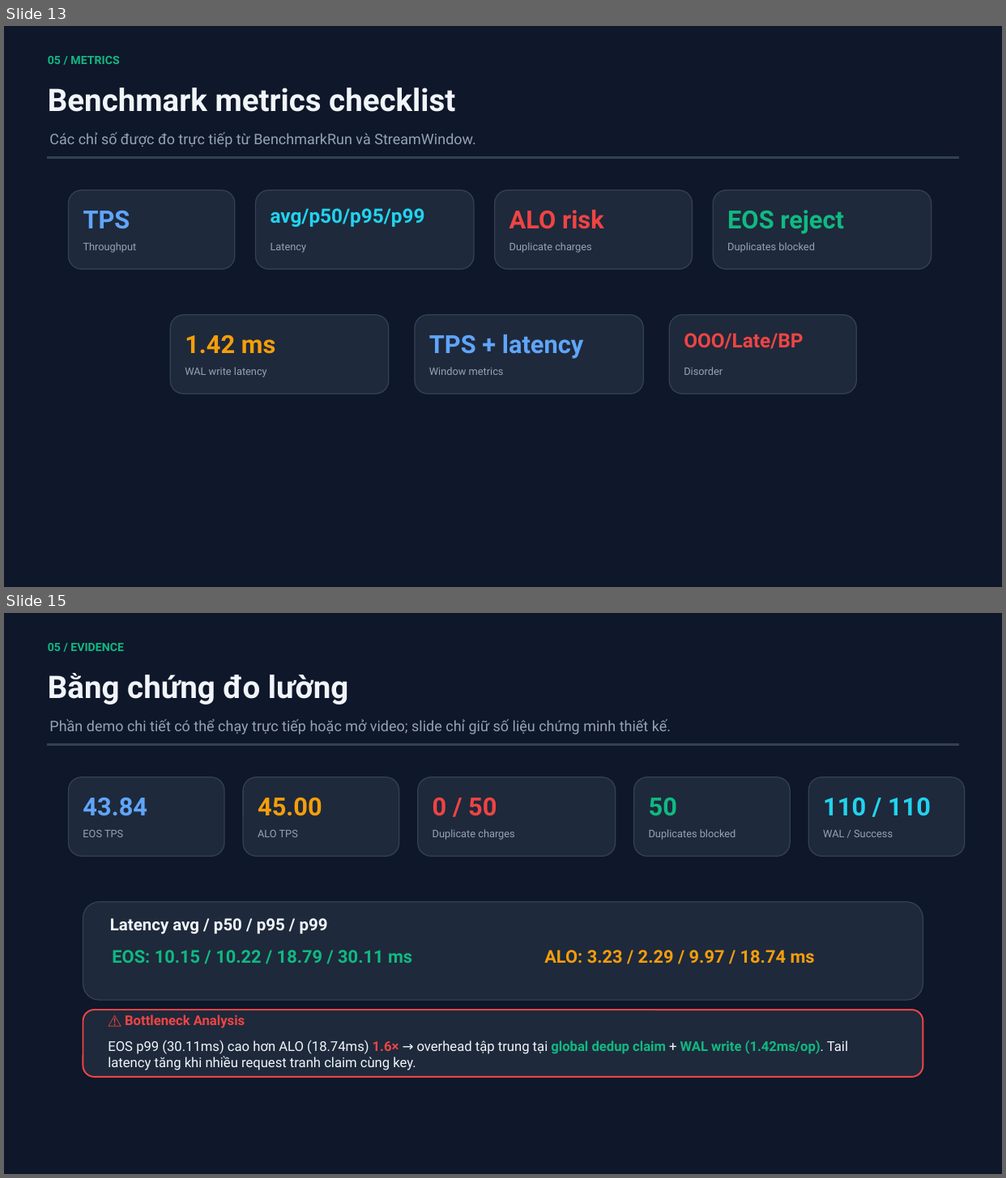
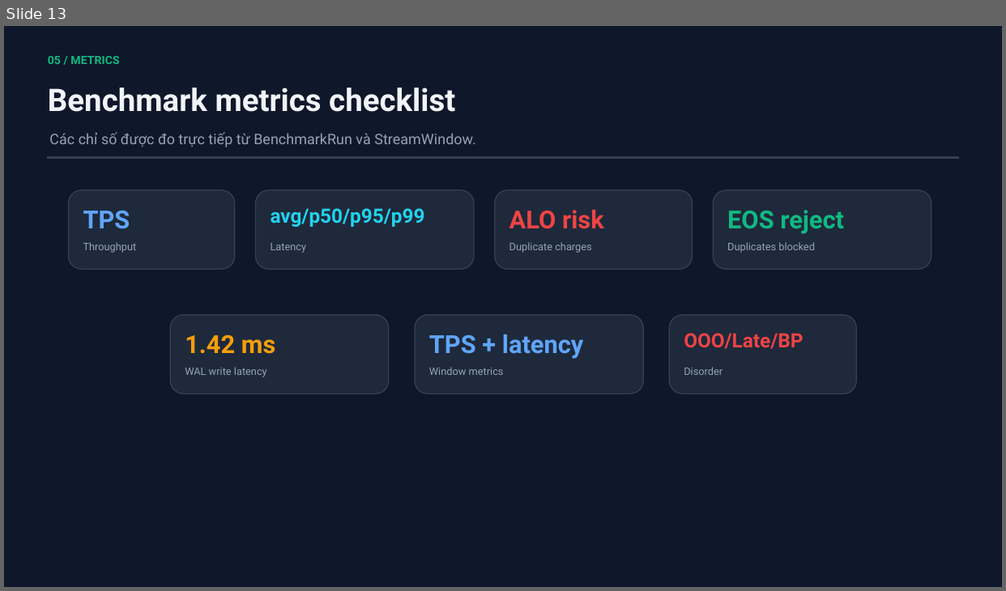
Before and after one commit to h-phuong2809/EOS-Payment-System, a slide deck: docs/EOS_Payment_Improved.pptx. Shown one above the other, each under a label of ours: slides 13 and 15 before the commit, slide 13 after it; the slides between them are not shown. The pictures are 1006x1178 and 1006x591 pixels, drawn with LibreOffice and Linux fonts; fonts in the diff are those of the drawing. Boxes give left, top, right and bottom in pixels: in the first picture for what was removed or moved away, otherwise in the second. Text is boxed around its words. In the diff, an @@ line names an element or a change of style, - is before the commit and + after.

```diff
--- a/docs/EOS_Payment_Improved.pptx
+++ b/docs/EOS_Payment_Improved.pptx
@@ slide 15 removed at (4, 613, 1002, 1174), background #FFFFFF @@
@@ rectangle removed at (4, 613, 1002, 1174) @@
@@ text removed at (48, 643, 124, 651) @@
-05 / EVIDENCE
@@ text removed at (48, 673, 349, 705) @@
-Bằng chứng đo lường
@@ text removed at (49, 719, 671, 735) @@
-Phần demo chi tiết có thể chạy trực tiếp hoặc mở video; slide chỉ giữ số liệu chứng minh thiết kế.
@@ rectangle removed at (48, 744, 958, 745) @@
@@ rounded rectangle removed at (68, 777, 224, 856) @@
@@ rounded rectangle removed at (243, 777, 398, 856) @@
@@ rounded rectangle removed at (418, 777, 616, 856) @@
@@ rounded rectangle removed at (634, 777, 790, 856) @@
@@ rounded rectangle removed at (809, 777, 965, 856) @@
@@ text removed at (83, 798, 147, 816) @@
-43.84
@@ text removed at (258, 798, 322, 816) @@
-45.00
@@ text removed at (432, 798, 496, 816) @@
-0 / 50
@@ text removed at (649, 798, 677, 815) @@
-50
@@ text removed at (823, 798, 931, 816) @@
-110 / 110
@@ text removed at (83, 830, 123, 837) @@
-EOS TPS
@@ text removed at (258, 830, 298, 837) @@
-ALO TPS
@@ text removed at (432, 829, 514, 840) @@
-Duplicate charges
@@ text removed at (649, 829, 736, 840) @@
-Duplicates blocked
@@ text removed at (823, 830, 893, 837) @@
-WAL / Success
@@ rounded rectangle removed at (83, 902, 923, 1000) @@
@@ text removed at (110, 918, 328, 935) @@
-Latency avg / p50 / p95 / p99
@@ text removed at (112, 950, 412, 963) @@
-EOS: 10.15 / 10.22 / 18.79 / 30.11 ms
@@ text removed at (544, 950, 815, 964) @@
-ALO: 3.23 / 2.29 / 9.97 / 18.74 ms
@@ rounded rectangle removed at (83, 1010, 923, 1077) @@
@@ text removed at (125, 1015, 245, 1029) @@
-⚠ Bottleneck Analysis
@@ text removed at (108, 1041, 848, 1071) @@
-EOS p99 (30.11ms) cao hơn ALO (18.74ms) 1.6× → overhead tập trung tại global dedup claim + WAL write (1.42ms/op). Tail latency tăng khi nhiều request tranh claim cùng key.
```
Also in this commit, not shown: 7 slides changed, 3 other slides removed.
